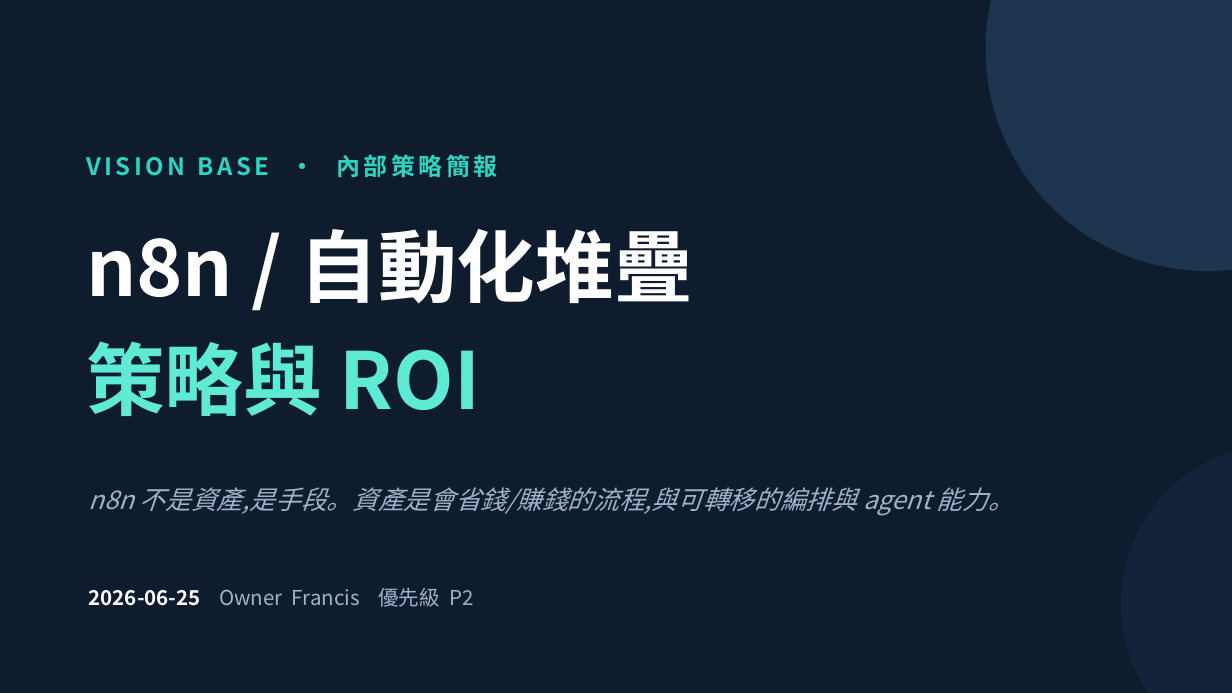
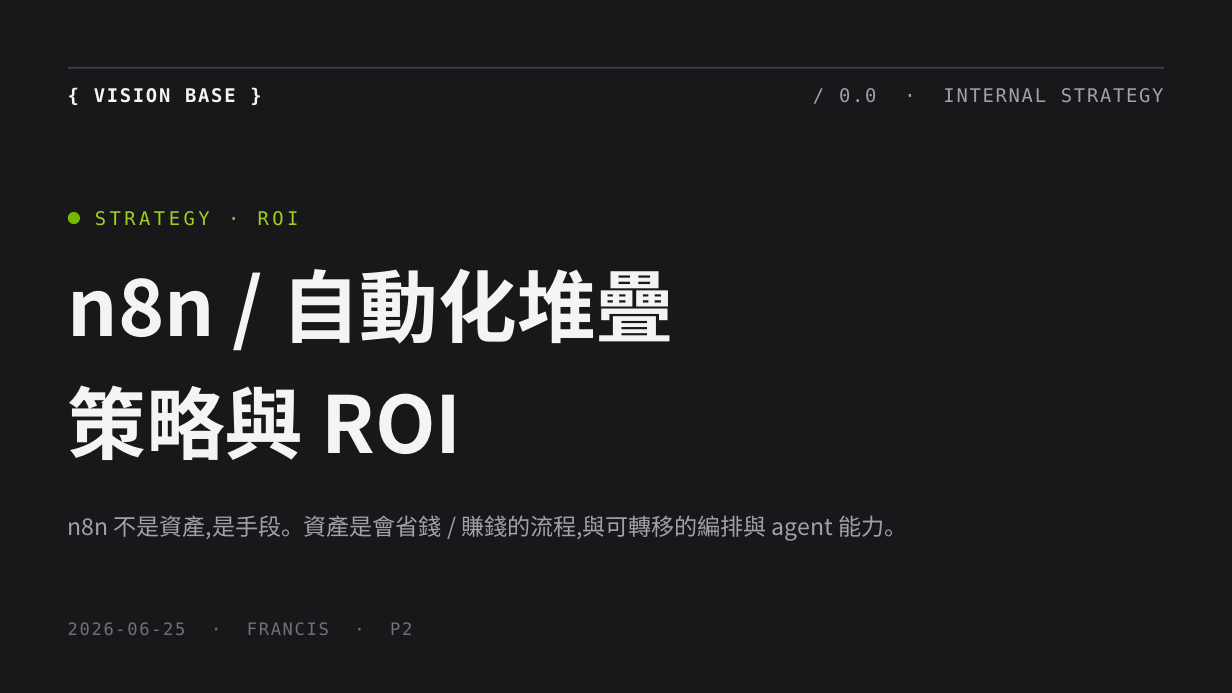
Before and after one commit to VistwinDev/VistwinDev.github.io, a slide deck: slide 1 of content/98 資料/Strategy/2026-06-25_n8n-stack-ROI.pptx. Drawn at 1232x693 pixels with LibreOffice and Linux fonts; fonts in the diff are those of the drawing. Boxes give left, top, right and bottom in pixels: in the first picture for what was removed or moved away, otherwise in the second. Text is boxed around its words. In the diff, an @@ line names an element or a change of style, - is before the commit and + after.

```diff
--- a/content/98 資料/Strategy/2026-06-25_n8n-stack-ROI.pptx
+++ b/content/98 資料/Strategy/2026-06-25_n8n-stack-ROI.pptx
@@ background #0F1C2E to #18181B @@
@@ ellipse removed at box(986, 0, 1232, 271) @@
@@ line added from (68, 68) to (1164, 68), #3F3F46 1 pt @@
@@ text added at box(94, 88, 235, 103), 11 pt, text #F4F4F5, bold @@
+{ VISION BASE }
@@ text added at box(839, 88, 1164, 102), 11 pt, text #A1A1AA @@
+/ 0.0 · INTERNAL STRATEGY
@@ text removed at box(86, 154, 497, 177) @@
-VISION BASE · 內部策略簡報
@@ ellipse added at box(68, 212, 80, 224), fill #76B900 @@
@@ text added at box(95, 211, 299, 226), 11 pt, text #9DD11F @@
+STRATEGY · ROI
@@ text "n8n / 自動化堆疊": place and size @@
-text "n8n / 自動化堆疊" at box(86, 229, 693, 304)
+text "n8n / 自動化堆疊" at box(68, 269, 674, 344)
@@ text "n8n / 自動化堆疊" at box(68, 269, 674, 344): font Noto Sans CJK SC to Noto Sans CJK TC, text colour #FFFFFF to #F4F4F5 @@
@@ text "策略與 ROI": place and size @@
-text "策略與 ROI" at box(86, 341, 480, 416)
+text "策略與 ROI" at box(68, 385, 461, 460)
@@ text "策略與 ROI" at box(68, 385, 461, 460): font Noto Sans CJK SC to Noto Sans CJK TC, text colour #5EEAD4 to #F4F4F5 @@
@@ ellipse removed at box(1121, 444, 1232, 693) @@
@@ text at box(68, 515, 907, 541): text changed; size 15 to 13.5 pt; font Noto Sans CJK SC to Noto Sans CJK TC; text colour #9FB3C8 to #A1A1AA; italic off @@
-n8n 不是資產,是手段。資產是會省錢/賺錢的流程,與可轉移的編排與 agent 能力。
+n8n 不是資產,是手段。資產是會省錢 / 賺錢的流程,與可轉移的編排與 agent 能力。
@@ text at box(68, 622, 412, 635): text changed; size 12 to 10 pt; font Noto Sans CJK SC to DejaVu Sans Mono; text colour #9FB3C8 to #71717A @@
-2026-06-25 Owner Francis 優先級 P2
+2026-06-25 · FRANCIS · P2
```
Also in this commit, not shown: 8 other slides changed.
